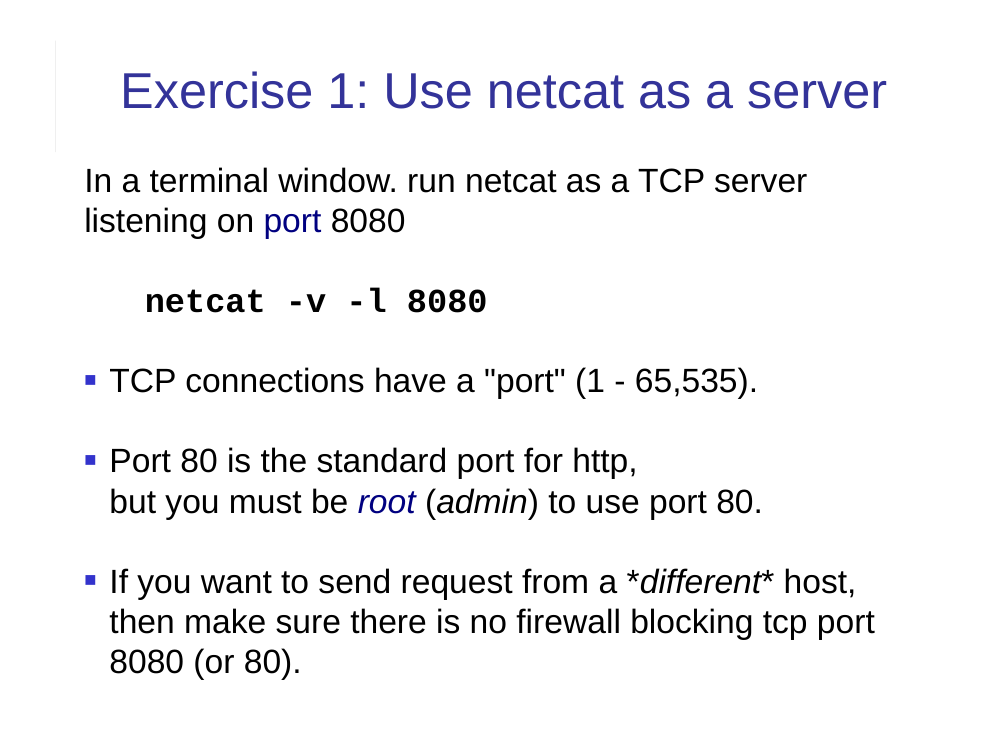
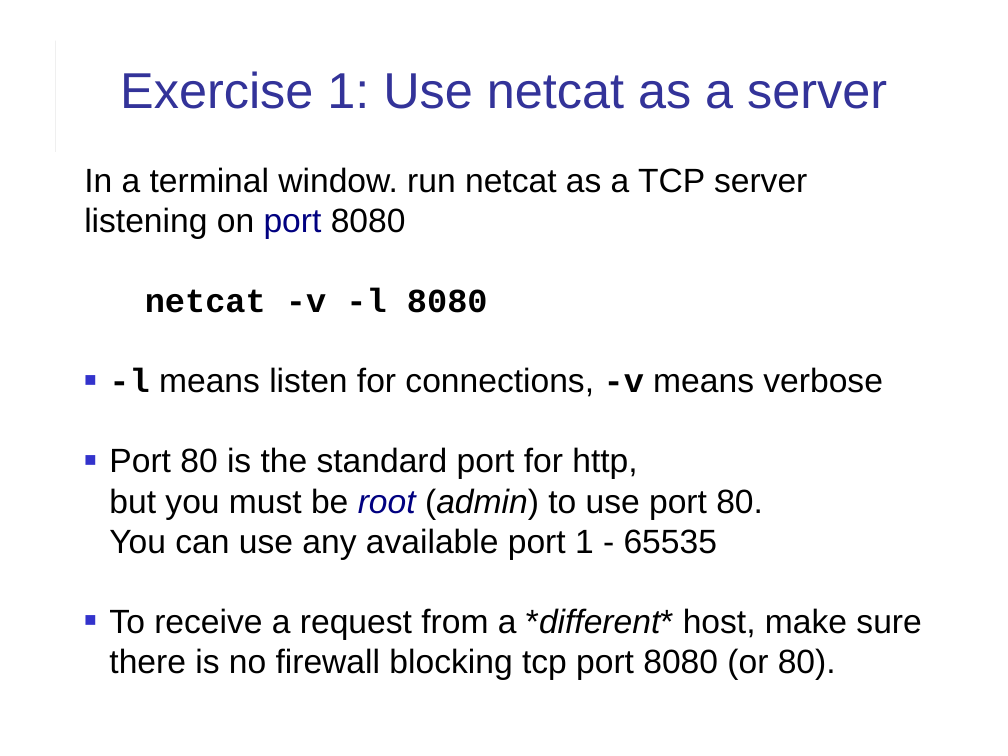
Before and after one commit to cpske/ISP, a slide deck: slide 4 of web/HTTP-in-Action.ppt. Drawn at 1008x756 pixels with LibreOffice and Linux fonts; fonts in the diff are those of the drawing. Boxes give left, top, right and bottom in pixels: in the first picture for what was removed or moved away, otherwise in the second. Text is boxed around its words. In the diff, an @@ line names an element or a change of style, - is before the commit and + after.

Commit message:
improve wording in HTTP exercises

```diff
--- a/web/HTTP-in-Action.ppt
+++ b/web/HTTP-in-Action.ppt
@@ text at (x1=109, y1=367, x2=921, y2=680): text changed @@
-■ TCP connections have a "port" (1 - 65,535).
-■ Port 80 is the standard port for http,
-  but you must be root (admin) to use port 80.
-■ If you want to send request from a *different* host,
-  then make sure there is no firewall blocking tcp port 8080 (or 80).
+■ -l means listen for connections, -v means verbose
+■ Port 80 is the standard port for http,
+  but you must be root (admin) to use port 80.
+  You can use any available port 1 - 65535
+■ To receive a request from a *different* host, make sure there is no firewall blocking tcp port 8080 (or 80).
```
Also in this commit, not shown: 6 other slides changed, 1 other file.
